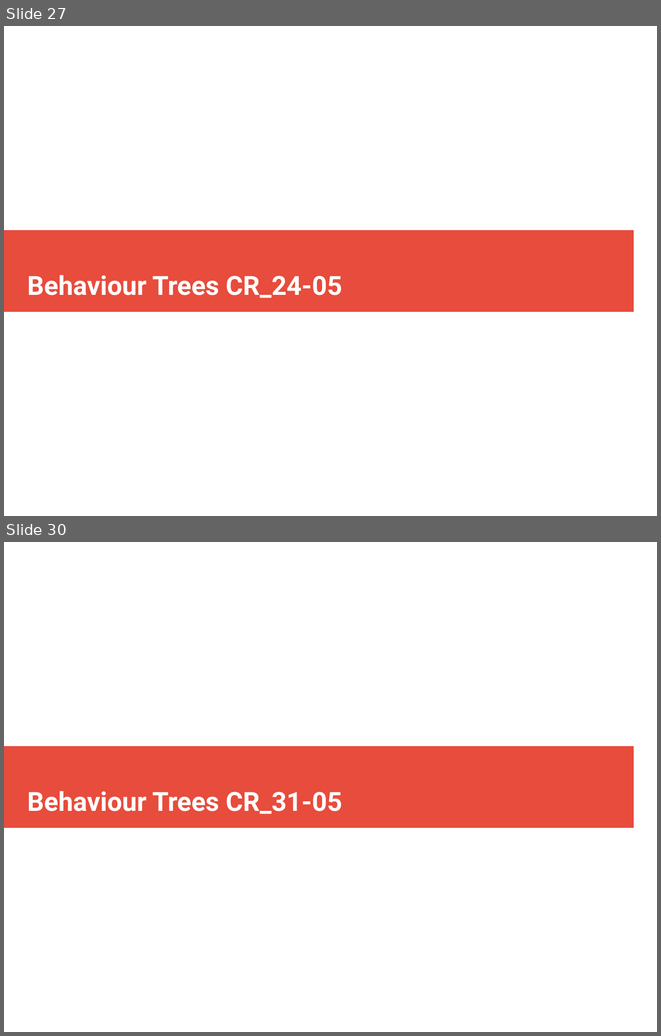
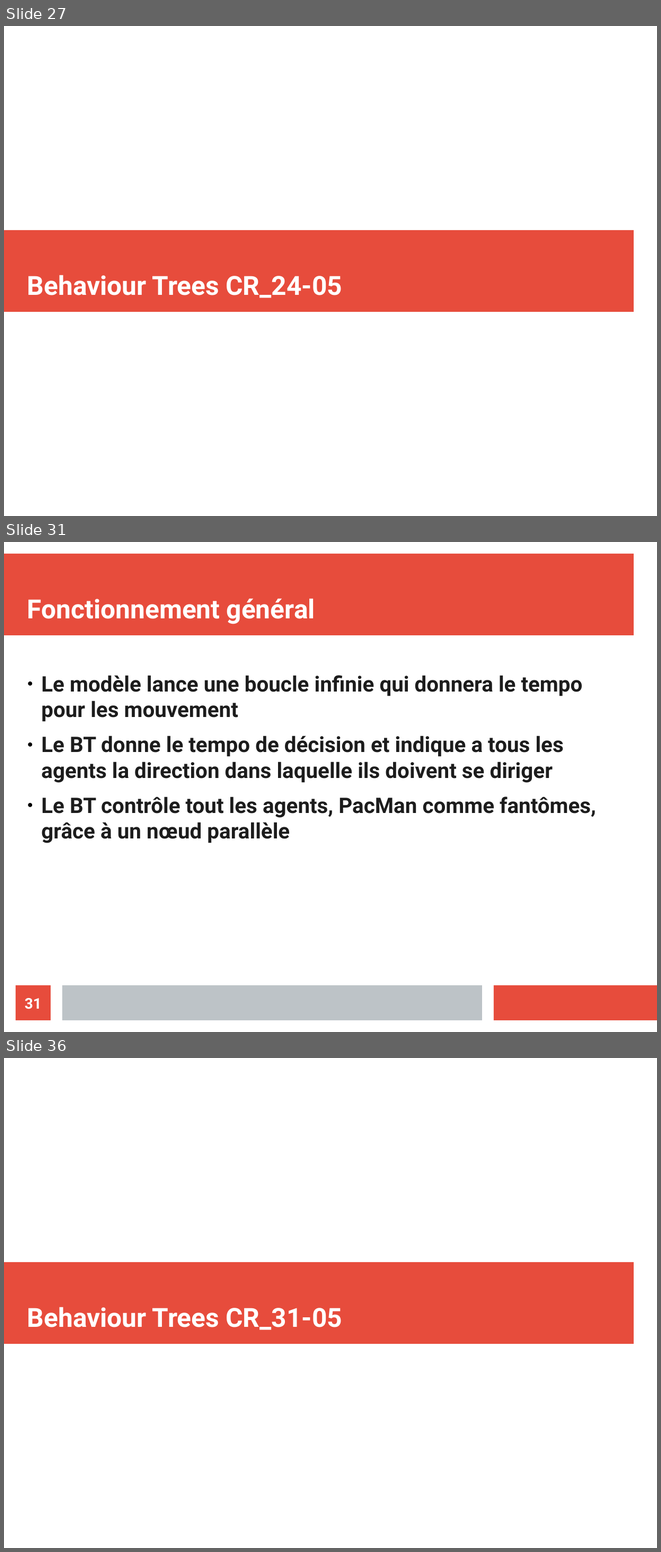
Before and after one commit to ValentinLebouvier/TAL2019, a slide deck: Comptes Rendus/CR.odp. Shown one above the other, each under a label of ours: slides 27 and 30 before the commit, slides 27, 31 and 36 after it; the slides between them are not shown. The pictures are 661x1036 and 661x1552 pixels, drawn with LibreOffice and Linux fonts; fonts in the diff are those of the drawing. Boxes give left, top, right and bottom in pixels: in the first picture for what was removed or moved away, otherwise in the second. Text is boxed around its words. In the diff, an @@ line names an element or a change of style, - is before the commit and + after.

```diff
--- a/Comptes Rendus/CR.odp
+++ b/Comptes Rendus/CR.odp
@@ slide 31 added at bbox=[4, 542, 657, 1032], background #FFFFFF @@
@@ rectangle added at bbox=[4, 554, 634, 636], fill #E74C3C @@
@@ title added at bbox=[27, 598, 315, 624], 32 pt, text #FFFFFF, bold @@
+Fonctionnement général
@@ text added at bbox=[41, 675, 596, 843], 26 pt, text #1C1C1C, bold @@
+● Le modèle lance une boucle infinie qui donnera le tempo pour les mouvement
+● Le BT donne le tempo de décision et indique a tous les agents la direction dans laquelle ils doivent se diriger
+● Le BT contrôle tout les agents, PacMan comme fantômes, grâce à un nœud parallèle
@@ page number added at bbox=[16, 985, 51, 1020], fill #E74C3C, 18 pt, text #FFFFFF, bold @@
+31
@@ rectangle added at bbox=[62, 985, 482, 1020], fill #BDC3C7 @@
@@ rectangle added at bbox=[494, 985, 657, 1020], fill #E74C3C @@
@@ what was slide 30 is now slide 36 @@
```
Also in this commit, not shown: 4 slides changed, 5 other slides added, 11 other files.
